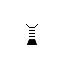
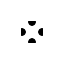
Revision of a layered 64 × 64 image; what changed, layer by layer:
hid "Main Thruster (12px)" over [24, 23, 40, 45]
added layer "RCS (16px)" above "Turret Mount (16px)" over [21, 21, 43, 43]
